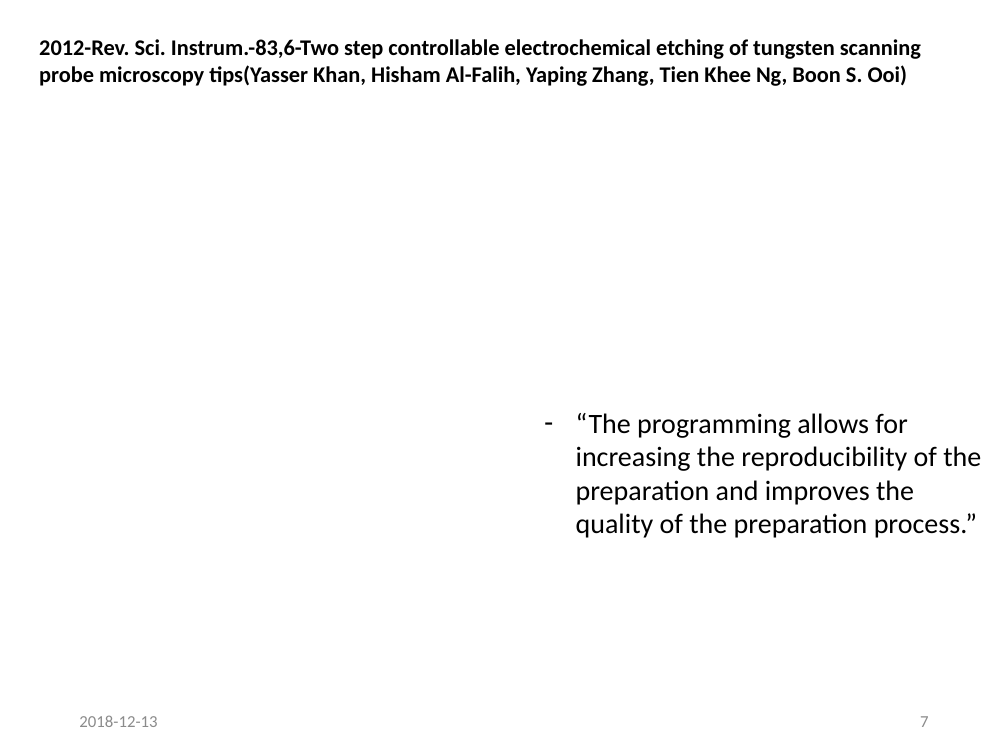
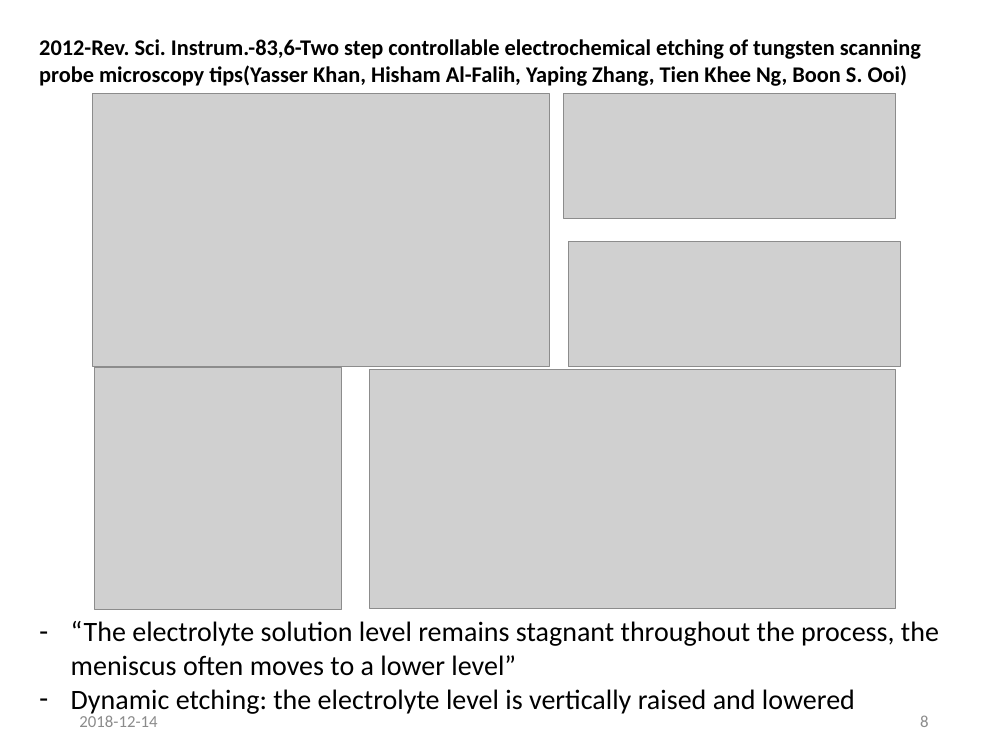
Before and after one commit to jglee96/NBTP_Lab, a slide deck: slide 8 of 랩미팅/201812/1812 W Tip 논문 정리 (Jong).pptx (slide 7 before the commit). Drawn at 1008x756 pixels with LibreOffice and Linux fonts; fonts in the diff are those of the drawing; grey boxes stand for pictures. Boxes give left, top, right and bottom in pixels: in the first picture for what was removed or moved away, otherwise in the second. Text is boxed around its words. In the diff, an @@ line names an element or a change of style, - is before the commit and + after.

```diff
--- a/랩미팅/201812/1812 W Tip 논문 정리 (Jong).pptx
+++ b/랩미팅/201812/1812 W Tip 논문 정리 (Jong).pptx
@@ picture added at [93,93,549,367] @@
@@ picture added at [563,93,895,218] @@
@@ picture added at [569,241,900,367] @@
@@ picture added at [95,367,341,609] @@
@@ picture added at [370,370,896,609] @@
@@ text at [71,621,939,714]: text changed @@
-– “The programming allows for increasing the reproducibility of the preparation and improves the quality of the preparation process.”
+– “The electrolyte solution level remains stagnant throughout the process, the meniscus often moves to a lower level”
+– Dynamic etching: the electrolyte level is vertically raised and lowered
@@ text at [79,715,157,727]: text changed @@
-2018-12-13
+2018-12-14
@@ page number at [920,715,928,727]: text changed @@
-7
+8
```
Also in this commit, not shown: 6 other slides changed, 1 slide added, 2 other files.
